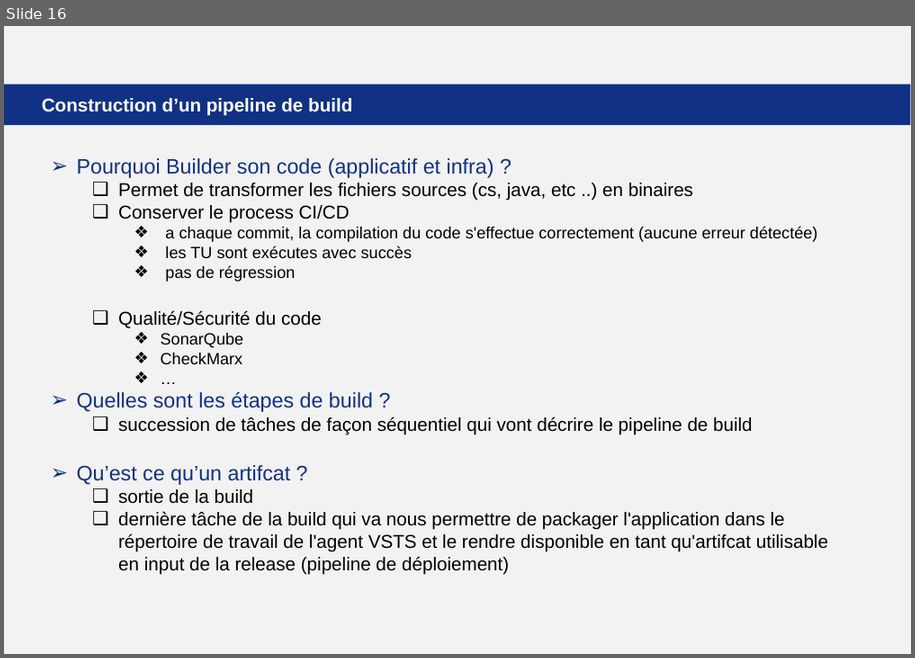
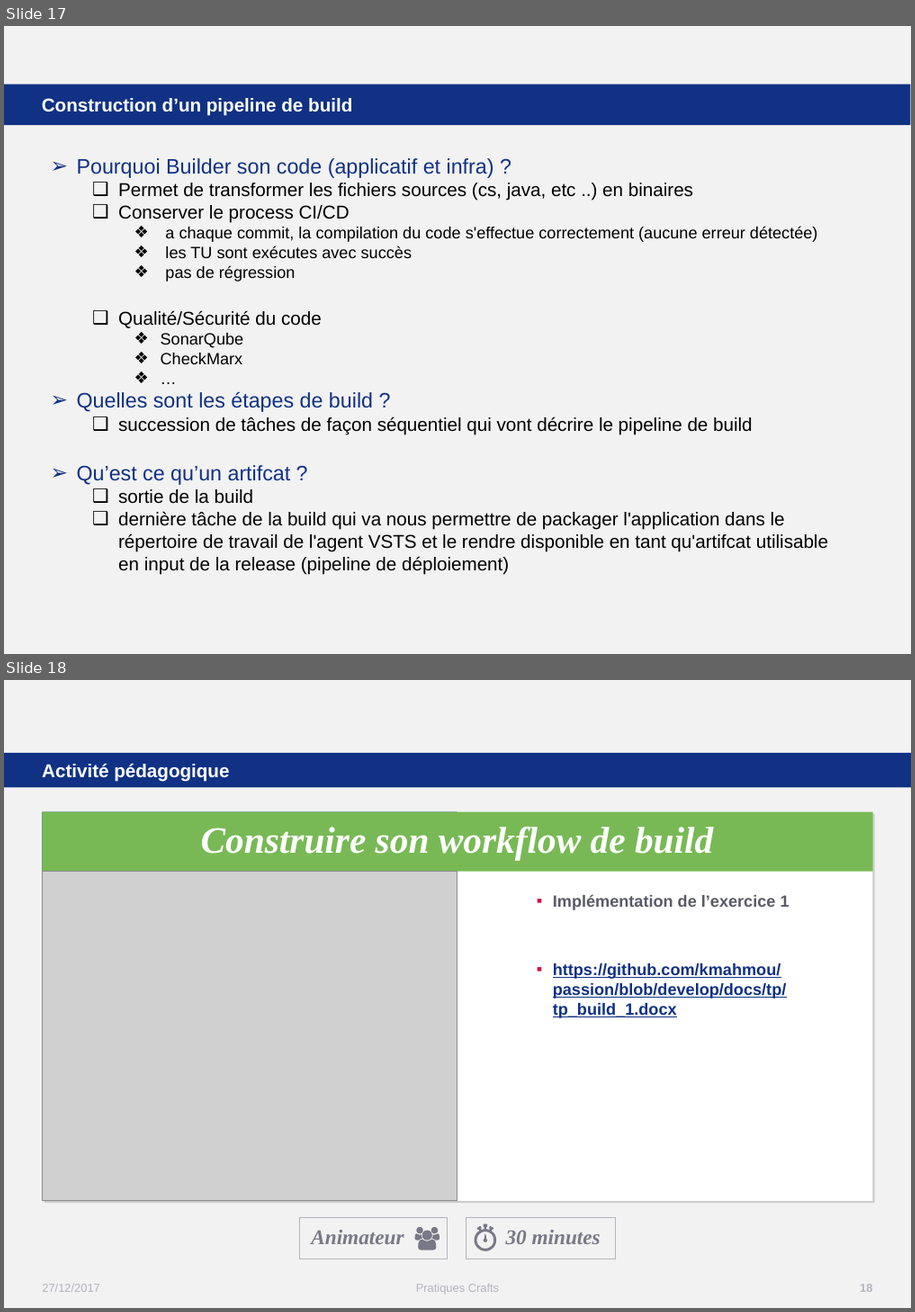
Before and after one commit to kmahmou/passion, a slide deck: docs/ppt/vsts_session_1.pptx. Shown one above the other, each under a label of ours: slide 16 before the commit, slides 17 and 18 after it. The pictures are 915x658 and 915x1312 pixels, drawn with LibreOffice and Linux fonts; fonts in the diff are those of the drawing; grey boxes stand for pictures; background and template pictures are left out. Boxes give left, top, right and bottom in pixels: in the first picture for what was removed or moved away, otherwise in the second. Text is boxed around its words. In the diff, an @@ line names an element or a change of style, - is before the commit and + after.

```diff
--- a/docs/ppt/vsts_session_1.pptx
+++ b/docs/ppt/vsts_session_1.pptx
@@ slide 18 added at (4, 680, 911, 1308), background #F2F2F2 @@
@@ text added at (4, 753, 911, 787), fill #103184, 16 pt, text #FFFFFF, bold @@
+Activité pédagogique
@@ rectangle added at (43, 811, 873, 1201), fill #FFFFFF @@
@@ rectangle added at (43, 811, 458, 1201), fill #103184 @@
@@ text added at (43, 811, 873, 871), fill #78B955, 32 pt, text #FFFFFF, bold, italic @@
+Construire son workflow de build
@@ picture added at (43, 871, 458, 1200) @@
@@ text added at (553, 894, 790, 1018), 14 pt, text #103184, bold, underline @@
+▪ Implémentation de l’exercice 1
+▪ https://github.com/kmahmou/passion/blob/develop/docs/tp/tp_build_1.docx
@@ ellipse added at (141, 928, 355, 1144), fill #FFFFFF @@
@@ text added at (300, 1218, 447, 1260), outline #B4B4BE 0.5 pt, 18 pt, text #787887, bold, italic @@
+Animateur
@@ text added at (467, 1218, 615, 1260), outline #B4B4BE 0.5 pt, 18 pt, text #787887, bold, italic @@
+30 minutes
@@ freeform shape added at (415, 1227, 440, 1251), fill #787887 @@
@@ group added at (475, 1224, 496, 1252): 7 freeform shapes, 2 rectangles @@
@@ text added at (42, 1284, 99, 1292), 10 pt, text #B4B4BE @@
+27/12/2017
@@ text added at (416, 1284, 499, 1292), 10 pt, text #B4B4BE @@
+Pratiques Crafts
@@ page number added at (860, 1284, 872, 1292), 10 pt, text #B4B4BE, bold @@
+18
@@ what was slide 16 is now slide 17 @@
```
Also in this commit, not shown: 12 slides changed, 4 other files.
